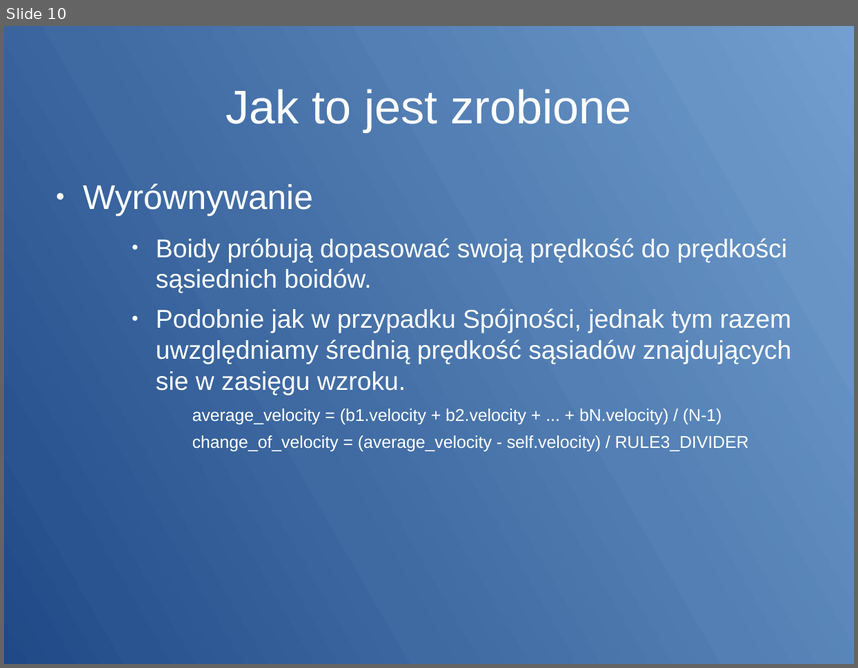
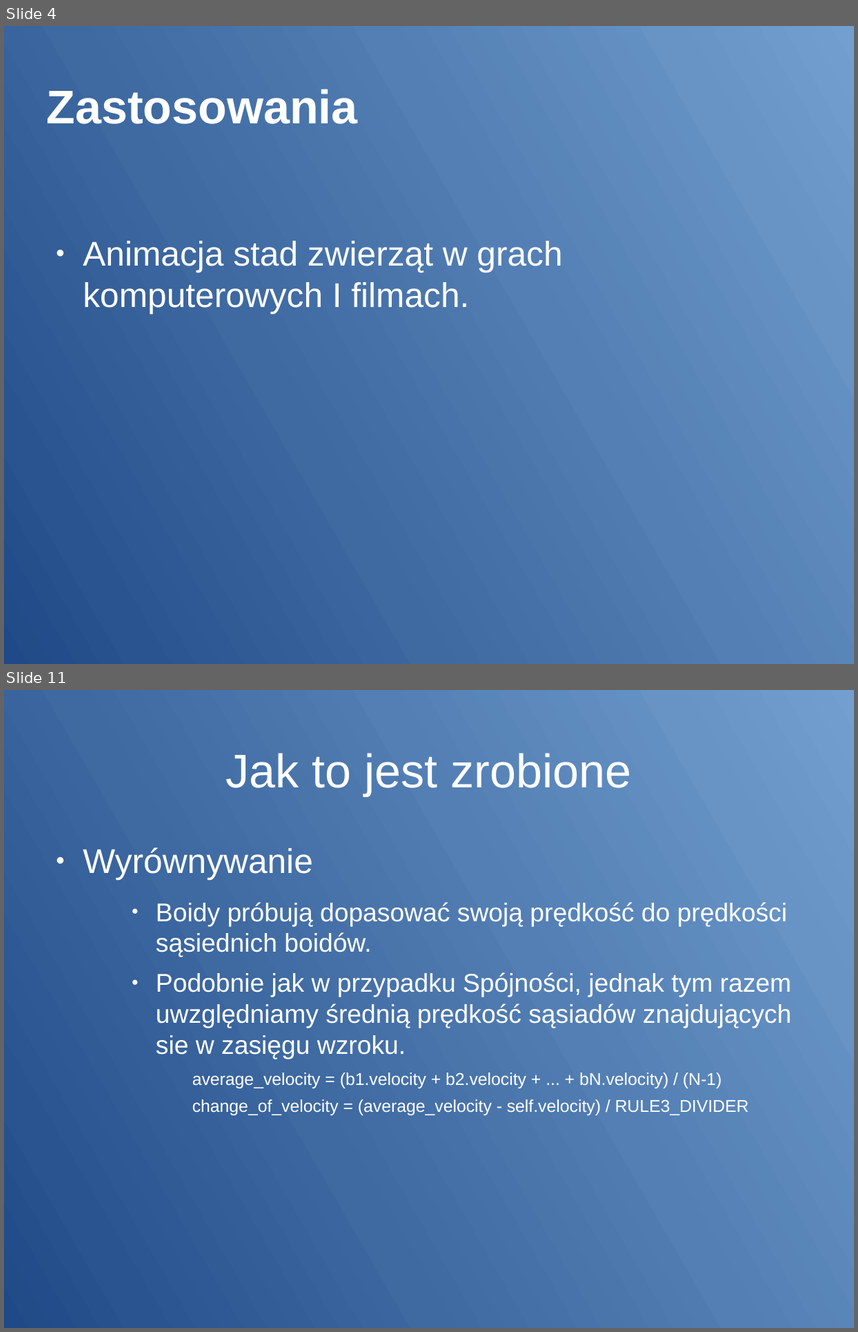
Before and after one commit to janwojcik5/HerdSimulation, a slide deck: Prezentacja.odp. Shown one above the other, each under a label of ours: slide 10 before the commit, slides 4 and 11 after it; the slides between them are not shown. The pictures are 858x668 and 858x1332 pixels, drawn with LibreOffice and Linux fonts; fonts in the diff are those of the drawing. Boxes give left, top, right and bottom in pixels: in the first picture for what was removed or moved away, otherwise in the second. Text is boxed around its words. In the diff, an @@ line names an element or a change of style, - is before the commit and + after.

```diff
--- a/Prezentacja.odp
+++ b/Prezentacja.odp
@@ slide 4 added at (x1=4, y1=26, x2=854, y2=664), background gradient #729FCF to #709DCE to #6F9CCC to #6D9ACB to #6B98C9 to #6A97C8 @@
@@ title added at (x1=47, y1=89, x2=358, y2=124), 44 pt, text #FFFFFF, bold @@
+Zastosowania
@@ text added at (x1=83, y1=241, x2=562, y2=313), 32 pt, text #FFFFFF @@
+● Animacja stad zwierząt w grach komputerowych I filmach.
@@ what was slide 10 is now slide 11 @@
```
Also in this commit, not shown: 9 slides changed, 2 other slides added, 1 slide removed, 3 other files.
